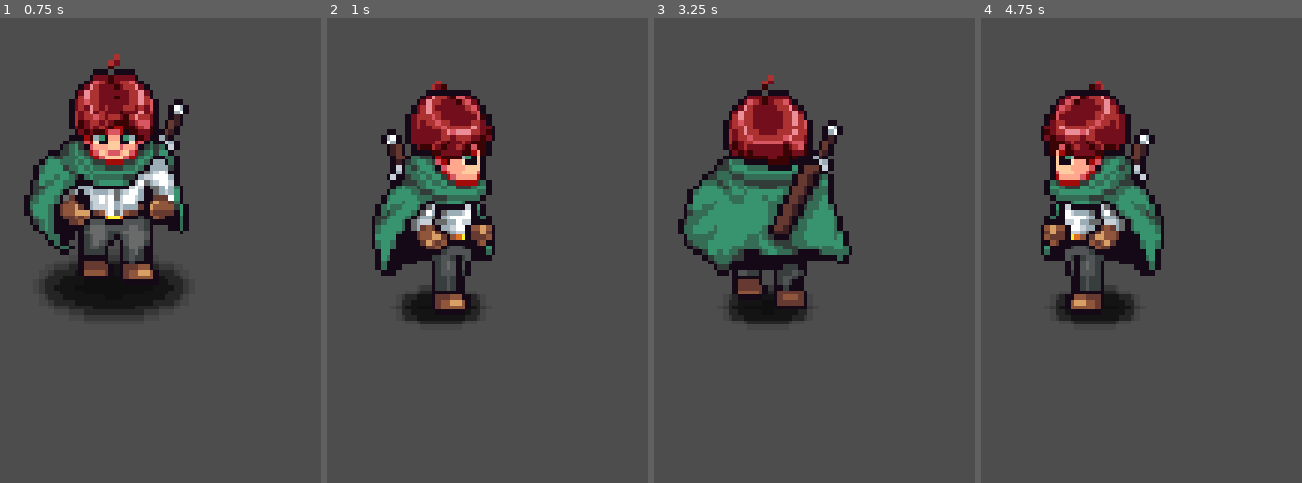
Above: before the commit, frames 1-4 (left to right).
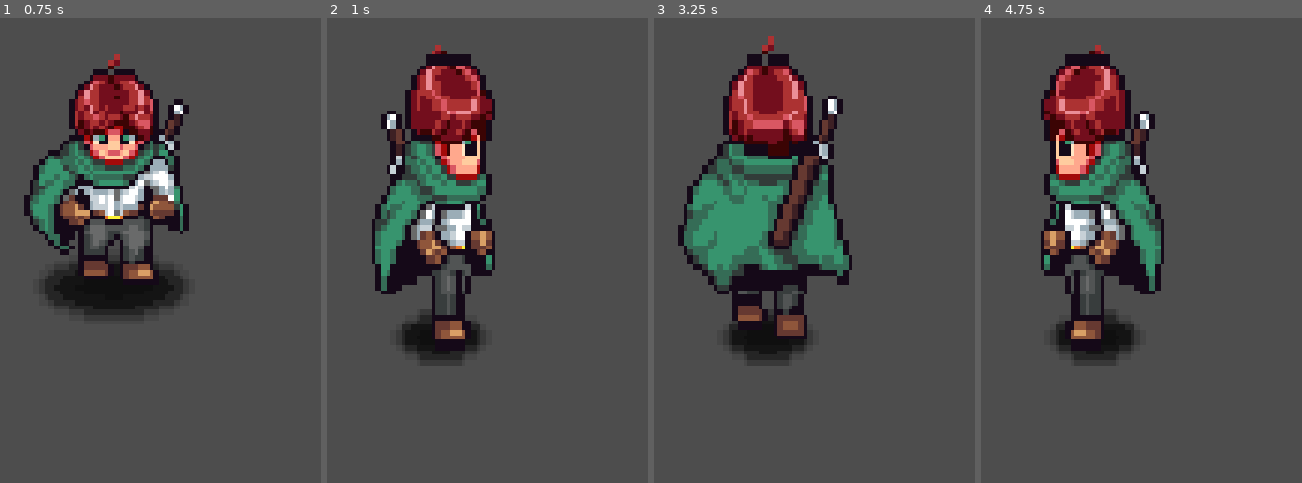
Above: after the commit, the same moments.

Repository: Vazehalla/bruise-linus
Game: Godot game, scene res://Player/player.tscn
The game is run twice, just before and just after one commit, with the same random seed, the same clock (stepped at 60 frames per second) and the same inputs.
Inputs:
- Up to frame 1 (0.75 s): hold Right (right) from 0.53 s (still down); hold Shift (dash) from 0.53 s (still down)
- Up to frame 2 (1 s): keep holding Right (right); keep holding Shift (dash); tap Space (jump) at 0.77 s
- Up to frame 3 (3.25 s): release Right (right) at 1.28 s; release Shift (dash) at 1.28 s; hold Down (down) 1.28-2.03 s; tap Z (attack) at 1.35 s; tap Space (jump) at 1.52, 3.02 s; tap Shift (dash) at 1.55, 2.85 s; hold Right (right) 2.03-2.78 s; hold Shift (dash) 2.03-2.78 s; tap Enter at 2.75 s; hold Up (up) from 2.78 s (still down)
- Up to frame 4 (4.75 s): release Up (up) at 3.53 s; hold Z (attack) 3.53-4.28 s; hold Left (left) from 3.53 s (still down); tap Space (jump) at 3.77, 4.52 s; tap Shift (dash) at 3.8, 4.35 s

Frame 1 is identical in both runs. In frame 2, 14% of the frame differs, in the area x 14-53%, y 5-74%; in frame 3, 15%, in the area x 7-62%, y 3-74%; in frame 4, 14%.

Commit message:
add sprite juice for diagonal tilt, dash stretch and jump squash stretch

Diff:
--- a/Player/Scripts/state_dash.gd
+++ b/Player/Scripts/state_dash.gd
@@ -7,6 +7,7 @@
 var _timer : float = 0.0
 var _cooldown : float = 0.0
 var _dash_direction : Vector2 = Vector2.ZERO
+var _flip : float = 1.0
 
 @onready var idle : State_Idle = $"../Idle"
 @onready var walk : State_Walk = $"../Walk"
@@ -17,17 +18,25 @@
 	player.state_changed.emit("dash")
 	_dash_direction = player.direction if player.direction != Vector2.ZERO else Vector2(player.cardinal_direction.x, player.cardinal_direction.y).normalized()
 	_timer = 0.0
+	_flip = sign(player.sprite.scale.x)
+	player.sprite.scale = Vector2(_flip * 1.35, 0.8)
+	player.sprite.rotation = _dash_direction.x * deg_to_rad(20.0)
 	player.UpdateAnimation("walk")
 
 
 func Exit() -> void:
 	player.dash_ended.emit()
+	player.sprite.scale = Vector2(_flip, 1.0)
+	player.sprite.rotation = 0.0
 	_cooldown = dash_cooldown
 
 
 func Process( _delta : float ) -> State:
 	_cooldown = max(0.0, _cooldown - _delta)
 	_timer += _delta
+	var progress : float = min(_timer / dash_duration, 1.0)
+	player.sprite.scale.x = _flip * lerp(1.35, 1.0, progress)
+	player.sprite.scale.y = lerp(0.8, 1.0, progress)
 	player.velocity = _dash_direction * dash_speed
 	if _timer >= dash_duration:
 		if player.direction != Vector2.ZERO:
--- a/Player/Scripts/state_idle.gd
+++ b/Player/Scripts/state_idle.gd
@@ -9,6 +9,8 @@
 func Enter() -> void:
 	player.move_stopped.emit()
 	player.state_changed.emit("idle")
+	player.sprite.rotation = 0.0
+	player.sprite.scale.y = 1.0
 	player.UpdateAnimation("idle")
 
 # What happens when the player exits this State?
--- a/Player/Scripts/state_jump.gd
+++ b/Player/Scripts/state_jump.gd
@@ -13,6 +13,7 @@
 	player.jump_started.emit()
 	player.state_changed.emit("jump")
 	_t = 0.0
+	player.sprite.scale.y = 0.7
 	player.UpdateAnimation("walk")
 
 
@@ -20,6 +21,7 @@
 	player.jump_landed.emit()
 	player.z_height = 0.0
 	player.sprite.position.y = 0.0
+	player.sprite.scale.y = 1.0
 	player.shadow.scale = Vector2.ONE
 
 
@@ -32,6 +34,7 @@
 
 	player.z_height = jump_height * 4.0 * _t * (1.0 - _t)
 	player.sprite.position.y = -player.z_height
+	player.sprite.scale.y = 1.0 + 0.3 * sin(PI * _t)
 	var shadow_scale : float = 1.0 - (player.z_height / jump_height) * 0.4
 	player.shadow.scale = Vector2(shadow_scale, shadow_scale)
 
--- a/Player/Scripts/state_walk.gd
+++ b/Player/Scripts/state_walk.gd
@@ -12,11 +12,13 @@
 func Enter() -> void:
 	player.move_started.emit()
 	player.state_changed.emit("walk")
+	player.sprite.rotation = 0.0
+	player.sprite.scale.y = 1.0
 	player.UpdateAnimation("walk")
 
 # What happens when the player exits this State?
 func Exit() -> void:
-	pass
+	player.sprite.rotation = 0.0
 
 # What happenns during the _process update in this State?
 func Process( _delta: float ) -> State:
@@ -27,6 +29,11 @@
 
 	if player.SetDirection():
 		player.UpdateAnimation("walk")
+
+	if player.direction.x != 0.0 and player.direction.y != 0.0:
+		player.sprite.rotation = deg_to_rad(12.0 * sign(player.direction.x))
+	else:
+		player.sprite.rotation = 0.0
 
 	return null
 
